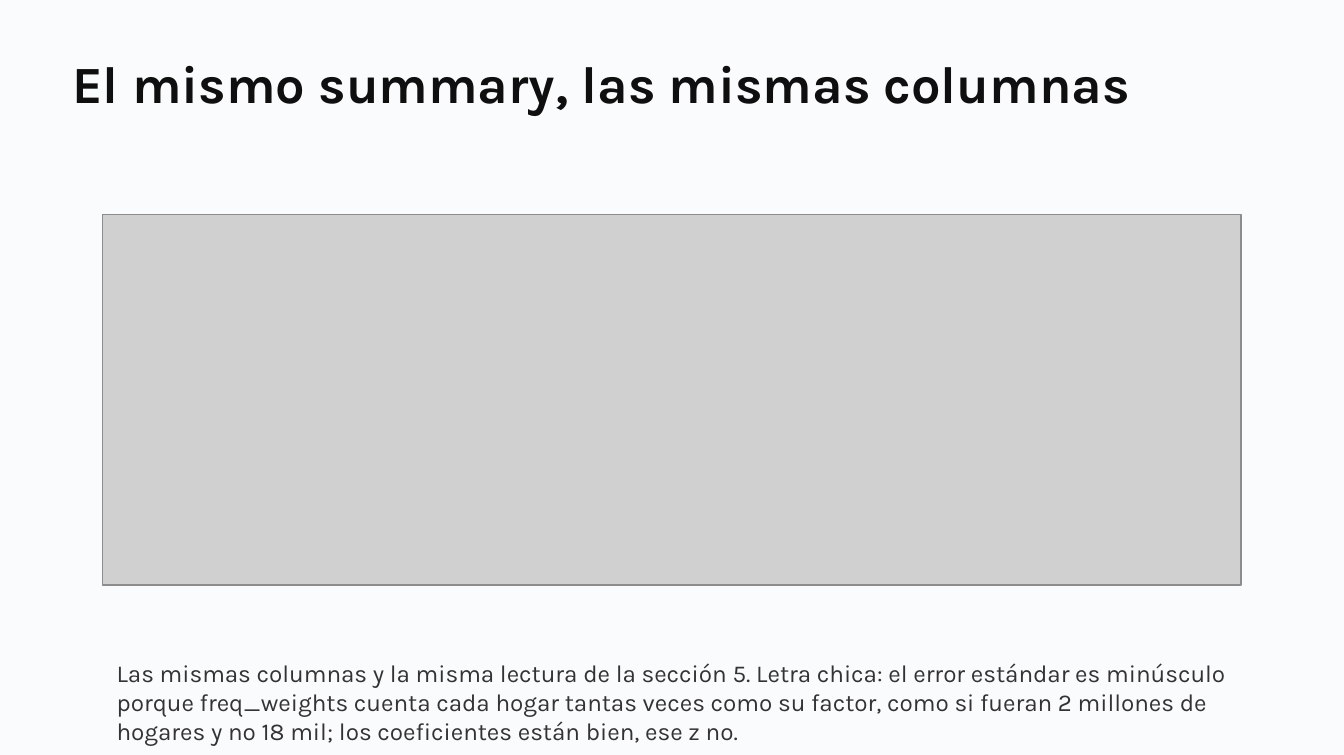
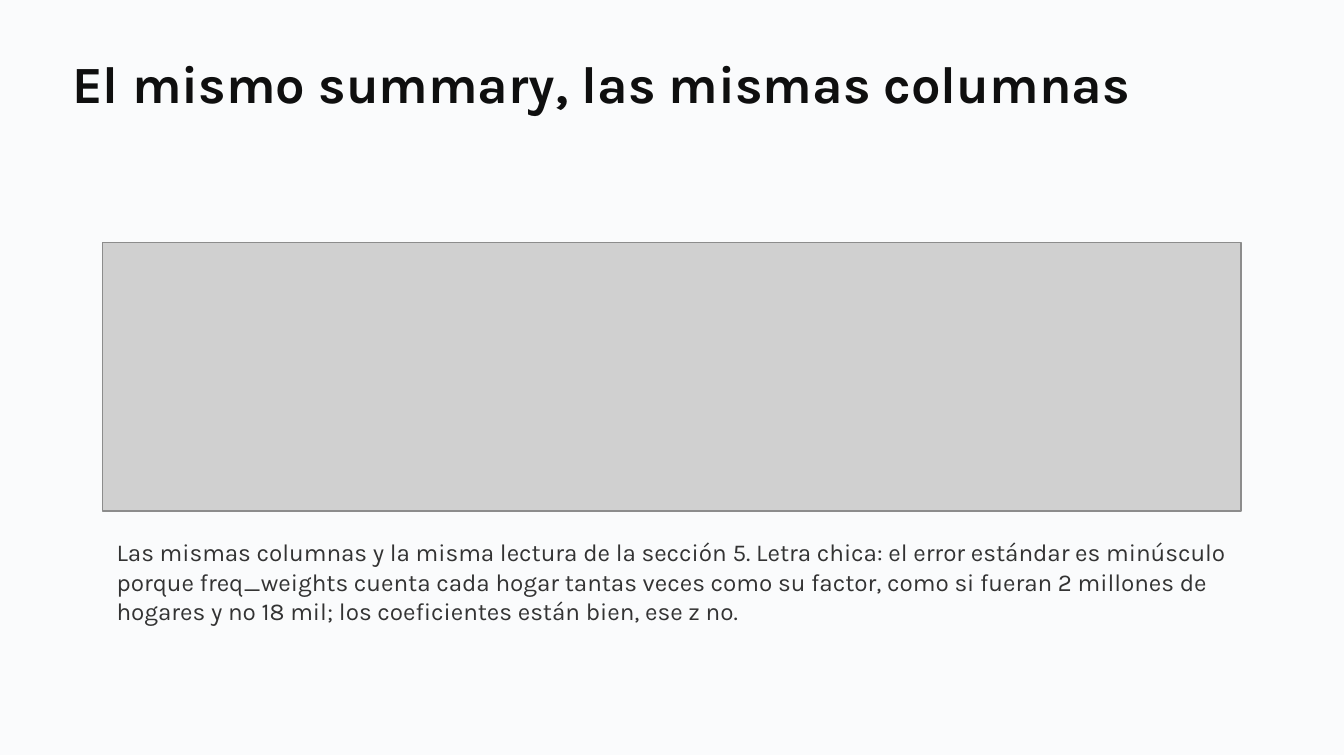
Before and after one commit to daniopitz/diplomado-cdd, a slide deck: slide 47 of presentaciones/clase05_probabilidad_inferencia.pptx (slide 45 before the commit). Drawn at 1344x755 pixels with LibreOffice and Linux fonts; fonts in the diff are those of the drawing; grey boxes stand for pictures. Boxes give left, top, right and bottom in pixels: in the first picture for what was removed or moved away, otherwise in the second. Text is boxed around its words. In the diff, an @@ line names an element or a change of style, - is before the commit and + after.

```diff
--- a/presentaciones/clase05_probabilidad_inferencia.pptx
+++ b/presentaciones/clase05_probabilidad_inferencia.pptx
@@ picture: place and size @@
-picture at <box>102,214,1241,585</box>
+picture at <box>102,243,1241,512</box>
@@ text "Las mismas columnas y la ...": place and size @@
-text "Las mismas columnas y la ..." at <box>117,663,1225,746</box>
+text "Las mismas columnas y la ..." at <box>117,542,1225,626</box>
```
Also in this commit, not shown: 33 other slides changed, 2 slides added, 1 other file.
